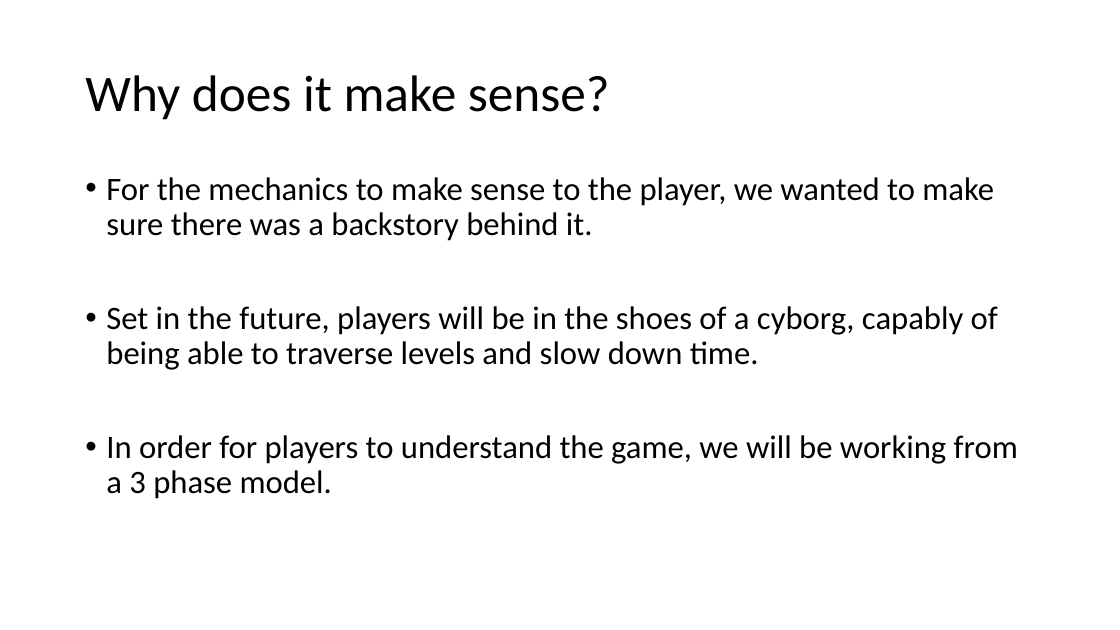
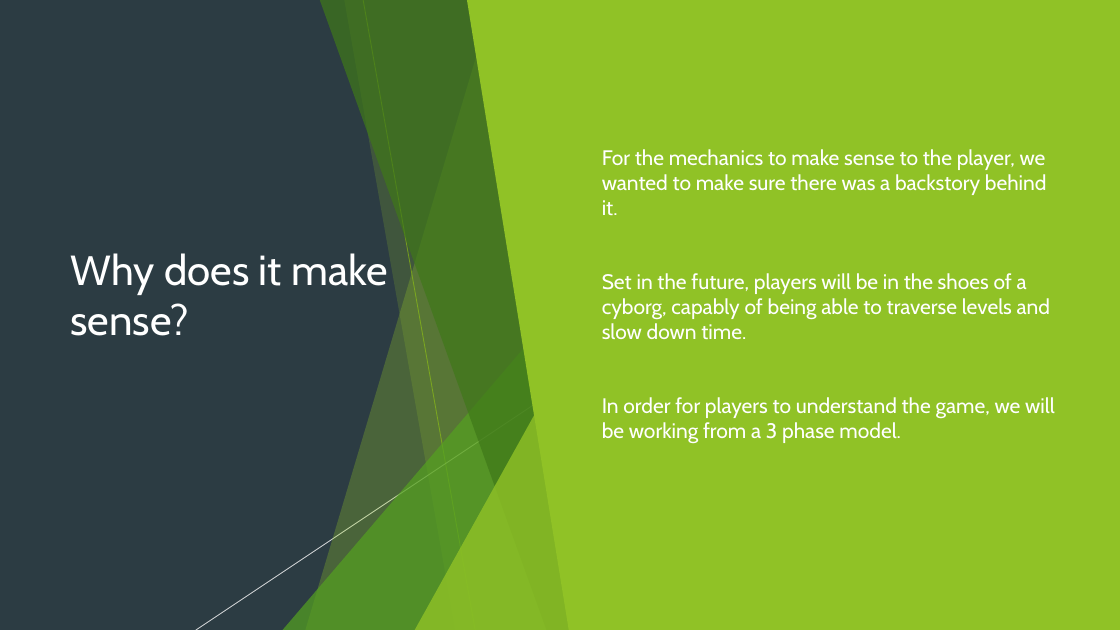
Before and after one commit to Pilokio/Tranzfuser, a slide deck: slide 4 of Virtual Pitch Presentation/Pitch.pptx. Drawn at 1120x630 pixels with LibreOffice and Linux fonts; fonts in the diff are those of the drawing. Boxes give left, top, right and bottom in pixels: in the first picture for what was removed or moved away, otherwise in the second. Text is boxed around its words. In the diff, an @@ line names an element or a change of style, - is before the commit and + after.

```diff
--- a/Virtual Pitch Presentation/Pitch.pptx
+++ b/Virtual Pitch Presentation/Pitch.pptx
@@ background #FFFFFF to #2C3C43 @@
@@ rectangle added at <box>0,0,1120,630</box>, fill #2C3C43 @@
@@ freeform shape added at <box>306,0,582,630</box>, fill #90C226 at 30% opacity @@
@@ freeform shape added at <box>319,0,581,630</box>, fill #3F7819 at 70% opacity @@
@@ freeform shape added at <box>344,0,582,630</box>, fill #90C226 at 20% opacity @@
@@ line added from (363, 0) to (476, 630), #6C921D 0.75 pt @@
@@ freeform shape added at <box>467,0,1120,630</box>, fill #90C226 @@
@@ title "Why does it make sense?": place and size @@
-title "Why does it make sense?" at <box>85,75,610,120</box>
+title "Why does it make sense?" at <box>71,253,387,336</box>
@@ title "Why does it make sense?" at <box>71,253,387,336</box>: size 44 to 36 pt, font Calibri to Cabin, text colour #000000 to #FFFFFF; line spacing 0.9 to 1 @@
@@ text "For the mechanics to make ...": place and size @@
-text "For the mechanics to make ..." at <box>106,177,1018,499</box>
+text "For the mechanics to make ..." at <box>602,149,1055,444</box>
@@ text "For the mechanics to make ..." at <box>602,149,1055,444</box>: size 28 to 18 pt, font Calibri to Cabin, text colour #000000 to #FFFFFF; bullet • to ▶; line spacing 0.9 to 1; vertical alignment top to middle @@
@@ triangle added at <box>282,280,581,630</box>, fill #54A021 at 72% opacity @@
@@ line added from (634, 339) to (196, 630), #FFFFFF 0.75 pt @@
@@ triangle added at <box>415,330,582,630</box>, fill #90C226 at 80% opacity @@
@@ group added at <box>0,0,1120,630</box>: 5 freeform shapes, 3 triangles, 2 lines @@
```
Also in this commit, not shown: 3 other slides changed, 1 slide added, 1 slide removed.
